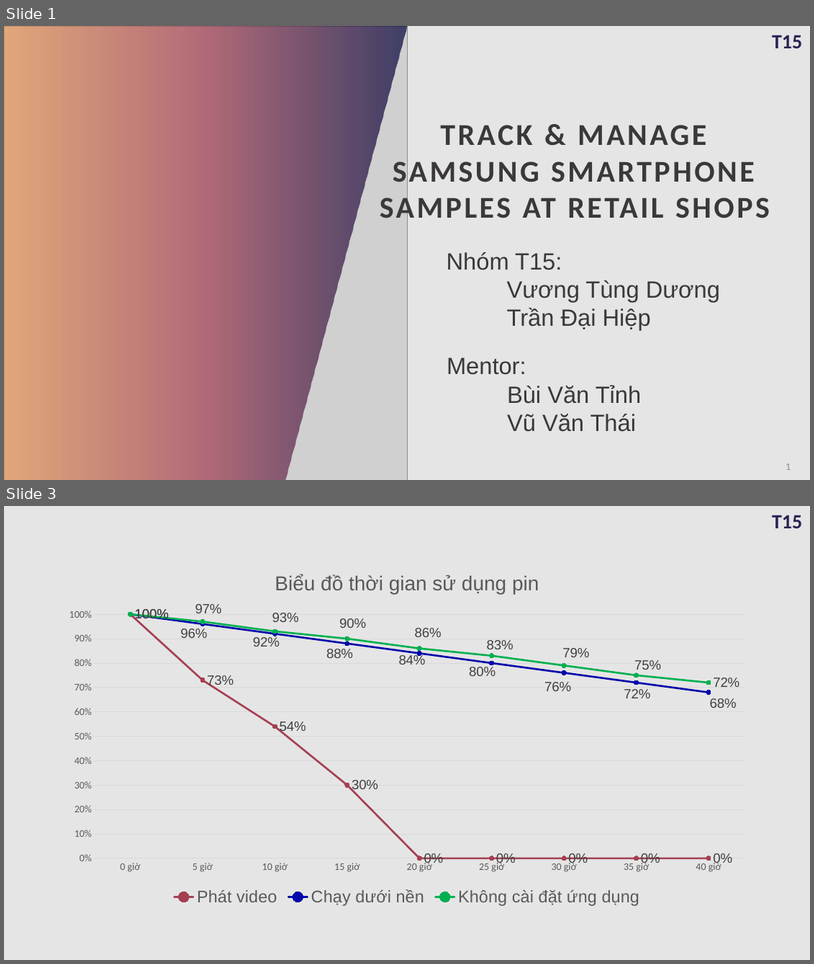
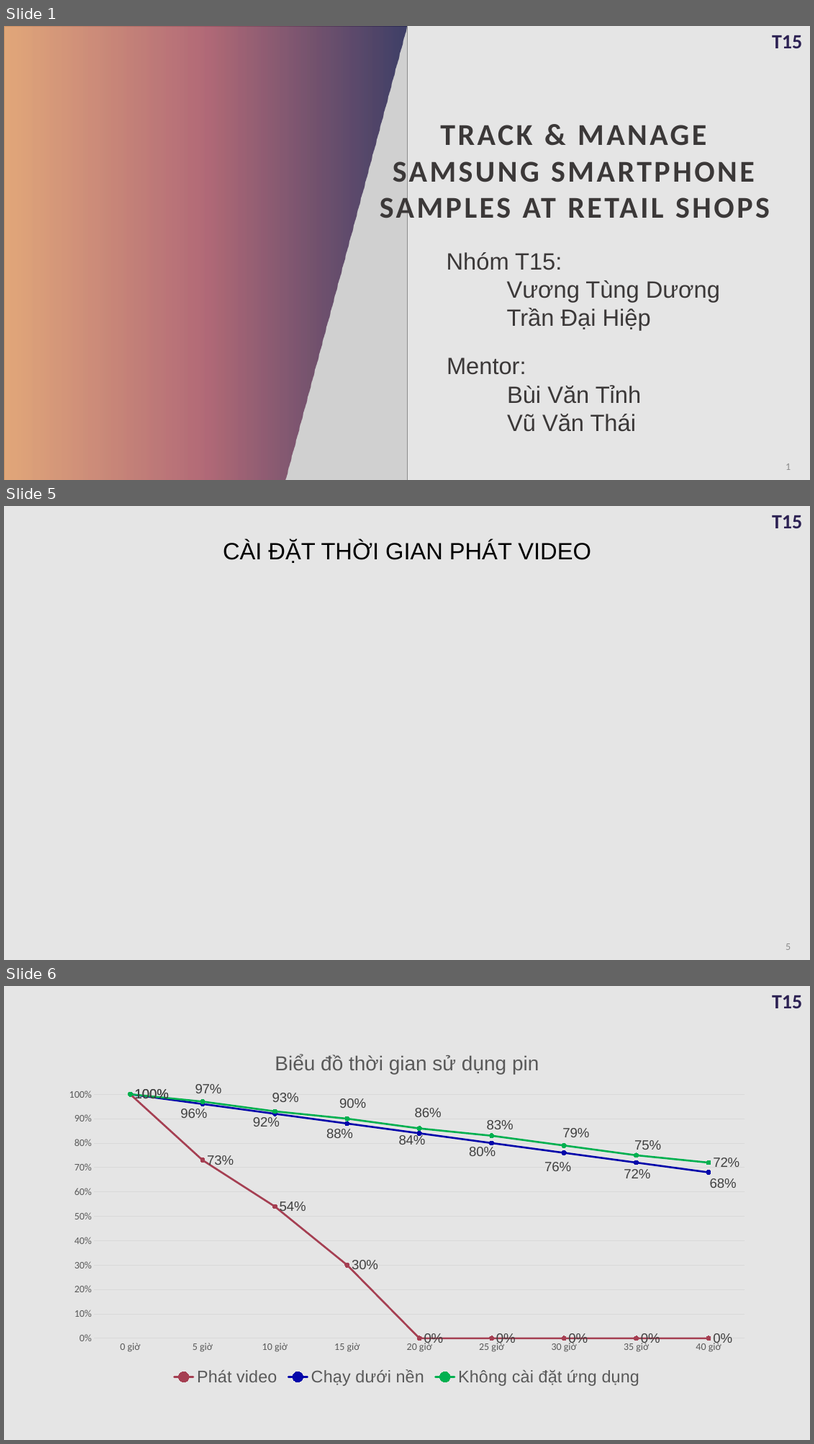
Before and after one commit to daihieptn97/share, a slide deck: Đồ án/BaoCao.pptx. Shown one above the other, each under a label of ours: slides 1 and 3 before the commit, slides 1, 5 and 6 after it; the slides between them are not shown. The pictures are 814x964 and 814x1444 pixels, drawn with LibreOffice and Linux fonts; fonts in the diff are those of the drawing; grey boxes stand for pictures. Boxes give left, top, right and bottom in pixels: in the first picture for what was removed or moved away, otherwise in the second. Text is boxed around its words. In the diff, an @@ line names an element or a change of style, - is before the commit and + after.

```diff
--- a/Đồ án/BaoCao.pptx
+++ b/Đồ án/BaoCao.pptx
@@ slide 5 added at [4, 506, 810, 960], background #E5E5E5; not listed: 1 template element that a slide beside it also shows @@
@@ text added at [223, 541, 592, 563], 28 pt, text #000000 @@
+CÀI ĐẶT THỜI GIAN PHÁT VIDEO
@@ page number added at [786, 943, 791, 950], 12 pt, text #8C8C8C @@
+5
@@ what was slide 3 is now slide 6 @@
```
Also in this commit, not shown: 2 slides changed, 2 other slides added, 1 other file.
